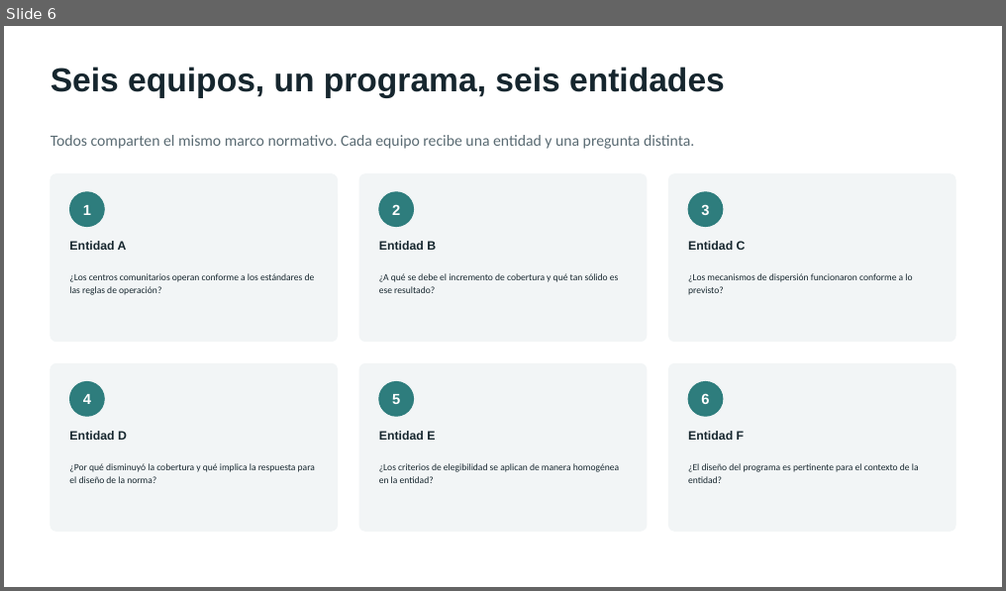
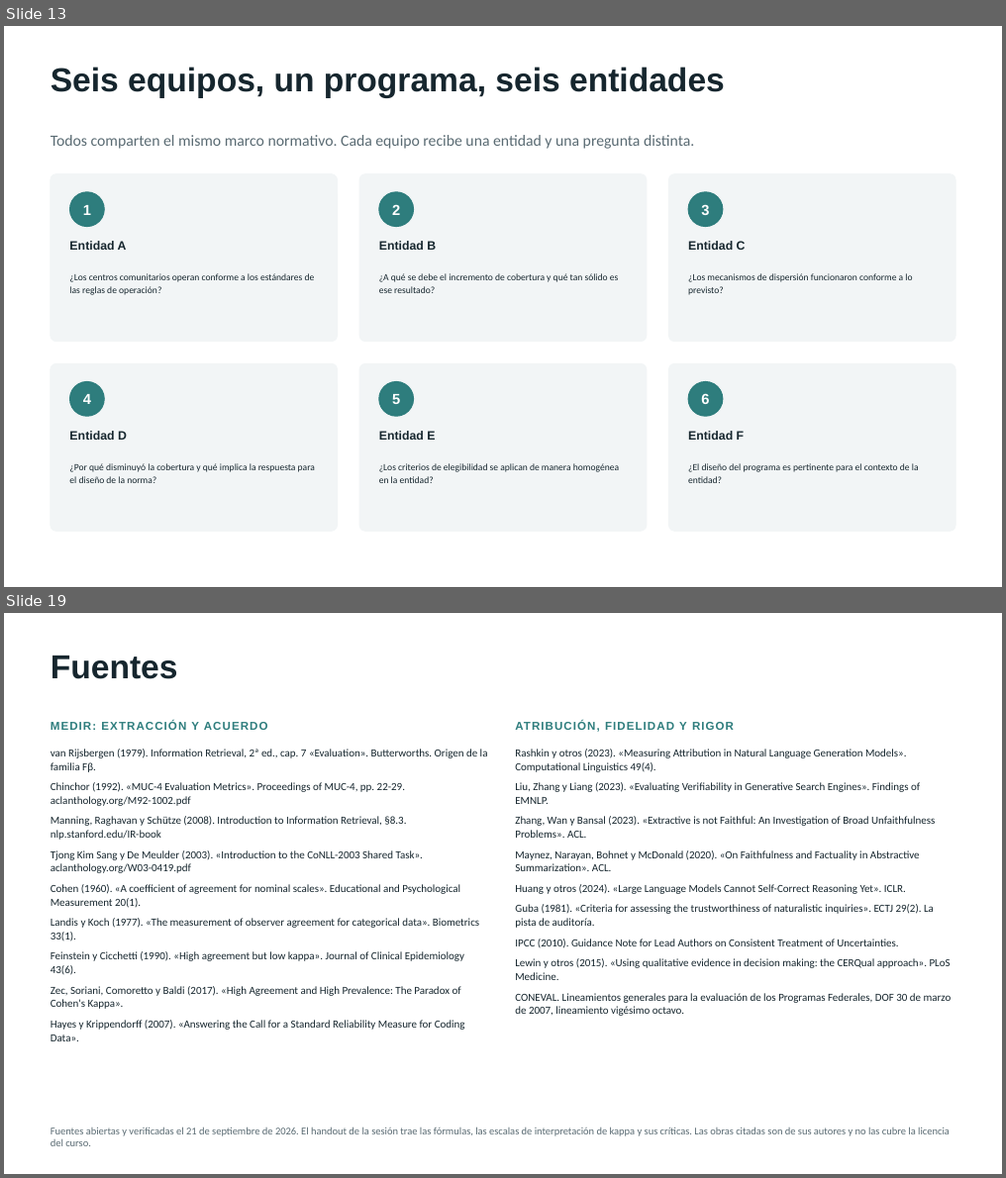
Before and after one commit to marvtrejo/curso-inegi-gen-ai, a slide deck: sesion-06/Sesion_06_Laboratorio_Cualitativo.pptx. Shown one above the other, each under a label of ours: slide 6 before the commit, slides 13 and 19 after it; the slides between them are not shown. The pictures are 1006x591 and 1006x1178 pixels, drawn with LibreOffice and Linux fonts; fonts in the diff are those of the drawing. Boxes give left, top, right and bottom in pixels: in the first picture for what was removed or moved away, otherwise in the second. Text is boxed around its words. In the diff, an @@ line names an element or a change of style, - is before the commit and + after.

```diff
--- a/sesion-06/Sesion_06_Laboratorio_Cualitativo.pptx
+++ b/sesion-06/Sesion_06_Laboratorio_Cualitativo.pptx
@@ slide 19 added at (x1=4, y1=613, x2=1002, y2=1174), background #FFFFFF @@
@@ text added at (x1=51, y1=656, x2=178, y2=679), 32 pt, text #16262E, bold @@
+Fuentes
@@ text added at (x1=51, y1=722, x2=268, y2=730), 11 pt, text #2E7D7D, bold @@
+MEDIR: EXTRACCIÓN Y ACUERDO
@@ text added at (x1=515, y1=722, x2=734, y2=732), 11 pt, text #2E7D7D, bold @@
+ATRIBUCIÓN, FIDELIDAD Y RIGOR
@@ text added at (x1=51, y1=749, x2=488, y2=1042), 10.5 pt, text #16262E @@
+van Rijsbergen (1979). Information Retrieval, 2ª ed., cap. 7 «Evaluation». Butterworths. Origen de la familia Fβ.
+Chinchor (1992). «MUC-4 Evaluation Metrics». Proceedings of MUC-4, pp. 22-29. aclanthology.org/M92-1002.pdf
+Manning, Raghavan y Schütze (2008). Introduction to Information Retrieval, §8.3. nlp.stanford.edu/IR-book
+Tjong Kim Sang y De Meulder (2003). «Introduction to the CoNLL-2003 Shared Task». aclanthology.org/W03-0419.pdf
+Cohen (1960). «A coefficient of agreement for nominal scales». Educational and Psychological Measurement 20(1).
+Landis y Koch (1977). «The measurement of observer agreement for categorical data». Biometrics 33(1).
+Feinstein y Cicchetti (1990). «High agreement but low kappa». Journal of Clinical Epidemiology 43(6).
+Zec, Soriani, Comoretto y Baldi (2017). «High Agreement and High Prevalence: The Paradox of Cohen's Kappa».
+Hayes y Krippendorff (2007). «Answering the Call for a Standard Reliability Measure for Coding Data».
@@ text added at (x1=515, y1=749, x2=951, y2=1016), 10.5 pt, text #16262E @@
+Rashkin y otros (2023). «Measuring Attribution in Natural Language Generation Models». Computational Linguistics 49(4).
+Liu, Zhang y Liang (2023). «Evaluating Verifiability in Generative Search Engines». Findings of EMNLP.
+Zhang, Wan y Bansal (2023). «Extractive is not Faithful: An Investigation of Broad Unfaithfulness Problems». ACL.
+Maynez, Narayan, Bohnet y McDonald (2020). «On Faithfulness and Factuality in Abstractive Summarization». ACL.
+Huang y otros (2024). «Large Language Models Cannot Self-Correct Reasoning Yet». ICLR.
+Guba (1981). «Criteria for assessing the trustworthiness of naturalistic inquiries». ECTJ 29(2). La pista de auditoría.
+IPCC (2010). Guidance Note for Lead Authors on Consistent Treatment of Uncertainties.
+Lewin y otros (2015). «Using qualitative evidence in decision making: the CERQual approach». PLoS Medicine.
+CONEVAL. Lineamientos generales para la evaluación de los Programas Federales, DOF 30 de marzo de 2007, lineamiento vigésimo octavo.
@@ text added at (x1=51, y1=1127, x2=949, y2=1147), 10 pt, text #5A6B73 @@
+Fuentes abiertas y verificadas el 21 de septiembre de 2026. El handout de la sesión trae las fórmulas, las escalas de interpretación de kappa y sus críticas. Las obras citadas son de sus autores y no las cubre la licencia del curso.
@@ what was slide 6 is now slide 13 @@
```
Also in this commit, not shown: 6 slides changed, 10 other slides added, 5 slides removed, 3 other files.
